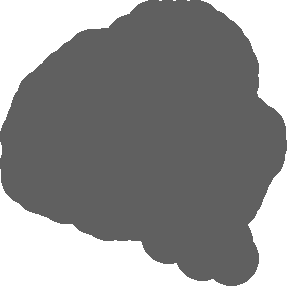
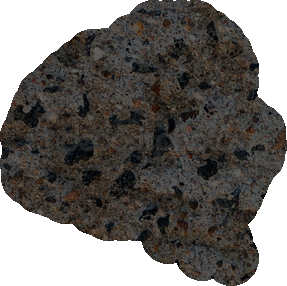
Layer changes from the first w=287, h=286 image to the second:
"Ebene 3": blend normal → multiply over [0, 0, 287, 286]
added layer "Layer 2" over [0, 0, 287, 286]
